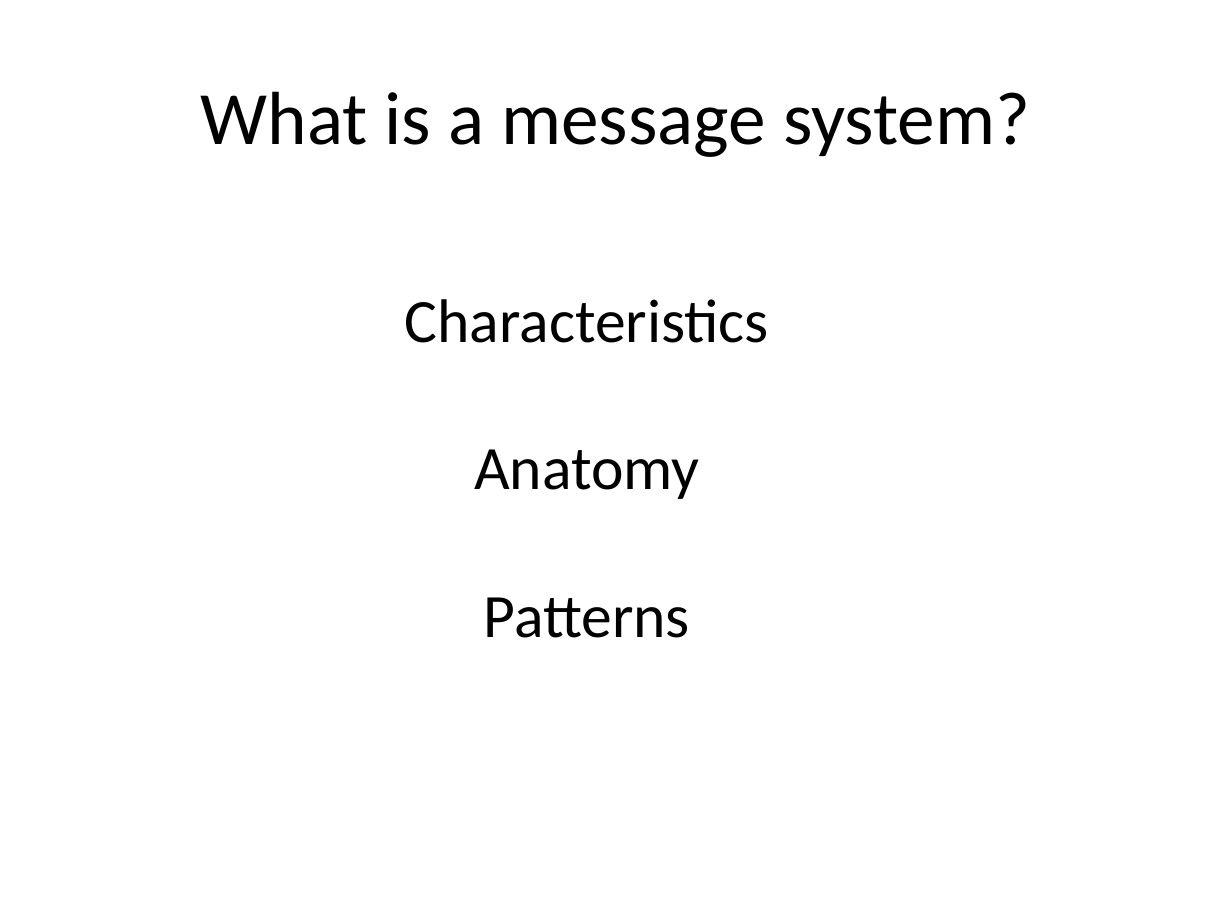
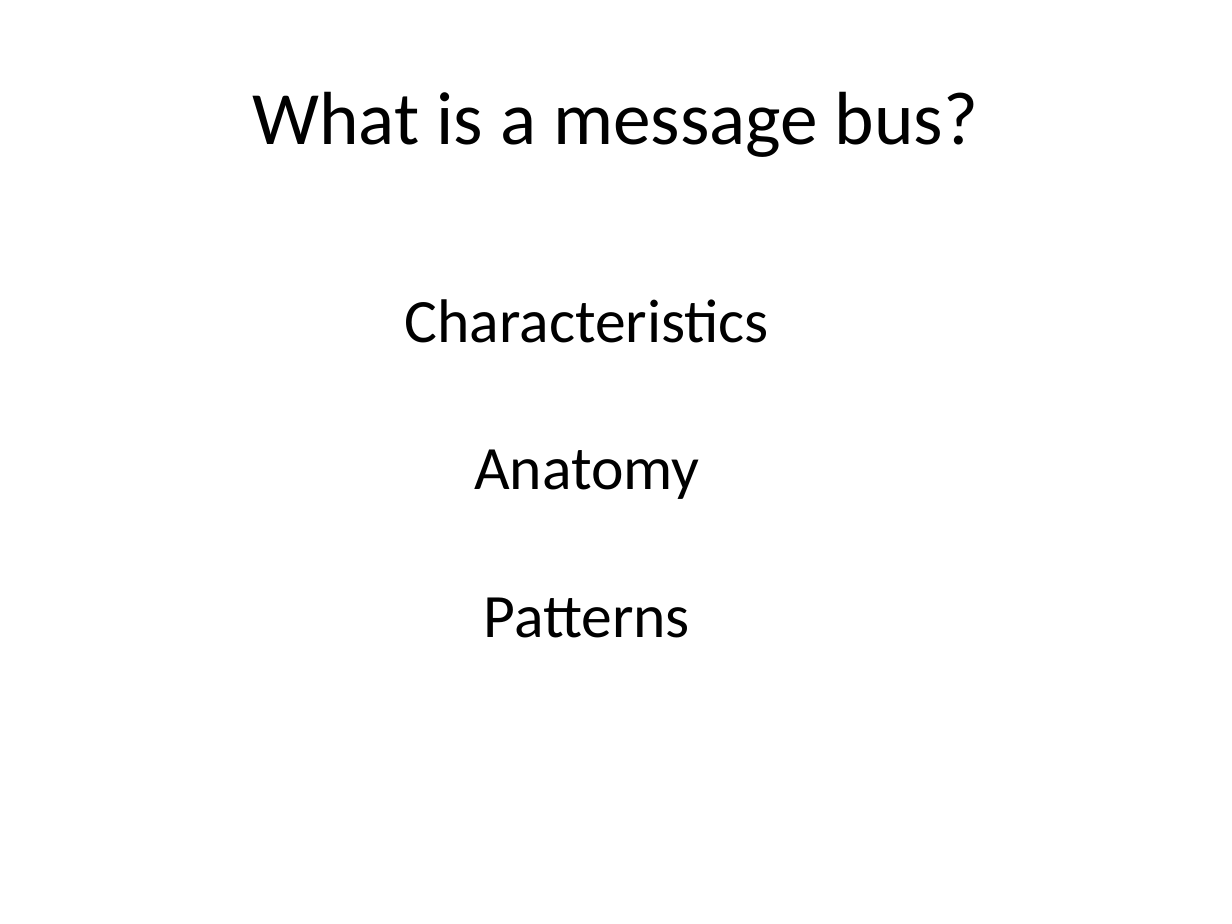
Before and after one commit to meadoch1/practical_messaging, a slide deck: slide 11 of Practical Messaging.pptx (slide 9 before the commit). Drawn at 1232x924 pixels with LibreOffice and Linux fonts; fonts in the diff are those of the drawing. Boxes give left, top, right and bottom in pixels: in the first picture for what was removed or moved away, otherwise in the second. Text is boxed around its words. In the diff, an @@ line names an element or a change of style, - is before the commit and + after.

```diff
--- a/Practical Messaging.pptx
+++ b/Practical Messaging.pptx
@@ title at (x1=253, y1=91, x2=978, y2=157): text changed @@
-What is a message system?
+What is a message bus?
```
Also in this commit, not shown: 23 other slides changed, 7 slides added, 1 other file.
